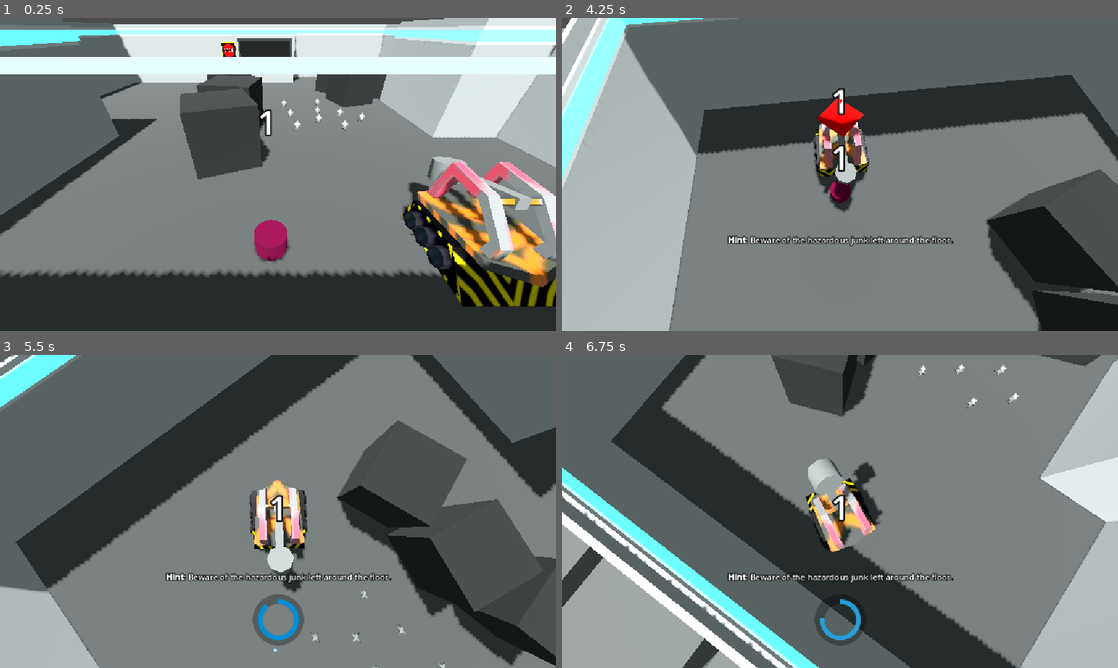
Above: before the commit, frames 1-4 (two rows, left to right).
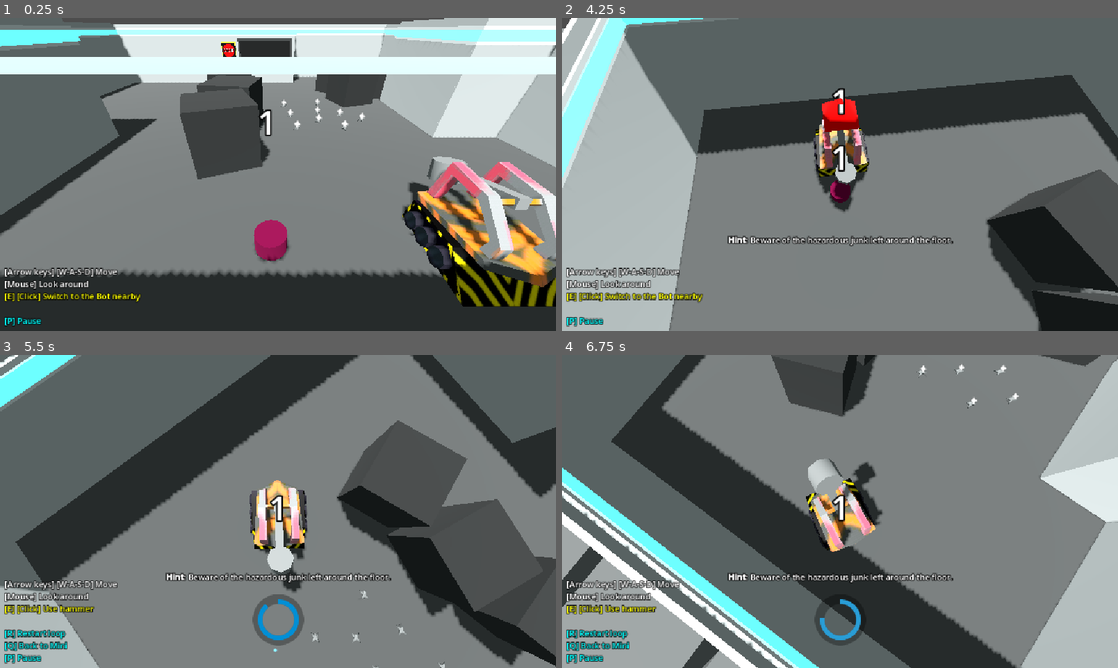
Above: after the commit, the same moments.

Repository: gheja/bot-loop
Game: Godot game, scene res://scenes/main_scene.tscn
The game is run twice, just before and just after one commit, with the same random seed, the same clock (stepped at 60 frames per second) and the same inputs.
Inputs (mouse positions are in pixels of both pictures, inside the frame that each line leads up to):
- Up to frame 1 (0.25 s): no input
- Up to frame 2 (4.25 s): move the mouse to (962, 158) at 0.52 s; hold D (move_right) 0.53-1.28 s; tap E (action_primary) every 0.75 s from 0.6 to 3.6 s; move the mouse to (728, 190) at 1.27 s; hold S (move_down) 1.28-2.03 s; move the mouse to (895, 105) at 2.02 s; hold D (move_right) 2.03-2.78 s; move the mouse to (812, 237) at 2.77 s; hold W (move_up) 2.78-3.53 s; move the mouse to (1006, 221) at 3.52 s; hold A (move_left) from 3.53 s (still down)
- Up to frame 3 (5.5 s): move the mouse to (111, 464) at 4.27 s; tap E (action_primary) at 4.35, 5.1 s; move the mouse to (305, 511) at 5.02 s; release A (move_left) at 5.03 s; hold S (move_down) from 5.03 s (still down)
- Up to frame 4 (6.75 s): move the mouse to (756, 433) at 5.77 s; release S (move_down) at 5.78 s; hold D (move_right) 5.78-6.53 s; tap E (action_primary) at 5.85, 6.6 s; move the mouse to (962, 495) at 6.52 s; hold W (move_up) from 6.53 s (still down)

The runs differ from the first frame. In frame 1, 1.1% of the frame differs, in the area x 0-26%, y 79-99%; in frame 2, 1.7%, in the area x 0-55%, y 25-99%; in frame 3, 1.7%; in frame 4, 1.7%.
Error before the commit: Assertion failed. (res://autoload/lib.gd:6)

Commit message:
Added IndicatorAnimationPlayer, renamed ActionAnimationPlayer, updated control hints

Diff:
--- a/src/objects/player_character_base.gd
+++ b/src/objects/player_character_base.gd
@@ -13,6 +13,7 @@
 @onready var camera = $Node3D/CameraPivot/SpringArm3D/Camera3D
 @onready var lower_body = $Visuals/LowerBody
 @onready var upper_body = $Visuals/UpperBody
+@onready var action_animation_player: AnimationPlayer = $ActionAnimationPlayer
 @onready var moving_platform_raycast: RayCast3D = $MovingPlatformRaycast
 @onready var ghost_indicator: CSGSphere3D = $Visuals/Indicators/GhostIndicator
 @onready var selection_indicator: CSGSphere3D = $Visuals/Indicators/SelectionIndicator
@@ -125,7 +126,7 @@
 			if bot_class == "mini":
 				bot_class_mini_action()
 			else:
-				$AnimationPlayer.play("primary_action")
+				action_animation_player.play("primary_action")
 
 # thanks Nermit!
 # https://forum.godotengine.org/t/rotation-wrap-around-issue/16014/2
--- a/src/objects/player_character_base.tscn
+++ b/src/objects/player_character_base.tscn
@@ -25,6 +25,69 @@
 
 [sub_resource type="SphereShape3D" id="SphereShape3D_5jmjx"]
 radius = 0.8
+
+[sub_resource type="Animation" id="Animation_nhemo"]
+length = 0.001
+tracks/0/type = "value"
+tracks/0/imported = false
+tracks/0/enabled = true
+tracks/0/path = NodePath("Visuals/Indicators:position")
+tracks/0/interp = 1
+tracks/0/loop_wrap = true
+tracks/0/keys = {
+"times": PackedFloat32Array(0),
+"transitions": PackedFloat32Array(1),
+"update": 0,
+"values": [Vector3(0, 0, 0)]
+}
+tracks/1/type = "value"
+tracks/1/imported = false
+tracks/1/enabled = true
+tracks/1/path = NodePath("Visuals/Indicators:rotation")
+tracks/1/interp = 1
+tracks/1/loop_wrap = true
+tracks/1/keys = {
+"times": PackedFloat32Array(0),
+"transitions": PackedFloat32Array(1),
+"update": 0,
+"values": [Vector3(0, 0, 0)]
+}
+
+[sub_resource type="Animation" id="Animation_5jmjx"]
+resource_name = "default"
+length = 2.0
+loop_mode = 1
+step = 0.1
+tracks/0/type = "value"
+tracks/0/imported = false
+tracks/0/enabled = true
+tracks/0/path = NodePath("Visuals/Indicators:position")
+tracks/0/interp = 2
+tracks/0/loop_wrap = true
+tracks/0/keys = {
+"times": PackedFloat32Array(0, 1, 2),
+"transitions": PackedFloat32Array(1, 1, 1),
+"update": 0,
+"values": [Vector3(0, 0, 0), Vector3(0, 0.2, 0), Vector3(0, 0, 0)]
+}
+tracks/1/type = "value"
+tracks/1/imported = false
+tracks/1/enabled = true
+tracks/1/path = NodePath("Visuals/Indicators:rotation")
+tracks/1/interp = 1
+tracks/1/loop_wrap = true
+tracks/1/keys = {
+"times": PackedFloat32Array(0, 2),
+"transitions": PackedFloat32Array(1, 1),
+"update": 0,
+"values": [Vector3(0, 0, 0), Vector3(0, -6.28319, 0)]
+}
+
+[sub_resource type="AnimationLibrary" id="AnimationLibrary_w4qtm"]
+_data = {
+&"RESET": SubResource("Animation_nhemo"),
+&"default": SubResource("Animation_5jmjx")
+}
 
 [node name="PlayerCharacterBase" type="CharacterBody3D" groups=["player_objects"]]
 script = ExtResource("1_w4qtm")
@@ -118,6 +181,12 @@
 [node name="Timer" type="Timer" parent="."]
 one_shot = true
 
+[node name="IndicatorAnimationPlayer" type="AnimationPlayer" parent="."]
+libraries = {
+&"": SubResource("AnimationLibrary_w4qtm")
+}
+autoplay = "default"
+
 [connection signal="area_entered" from="HitBox" to="." method="_on_hit_box_area_entered"]
 [connection signal="area_entered" from="PlayerSelectionArea" to="." method="_on_player_selection_area_area_entered"]
 [connection signal="area_exited" from="PlayerSelectionArea" to="." method="_on_player_selection_area_area_exited"]
--- a/src/objects/player_character_bot_hammer.tscn
+++ b/src/objects/player_character_bot_hammer.tscn
@@ -78,7 +78,7 @@
 [node name="cage_1" parent="PlayerCharacterBase/Visuals/UpperBody" index="2" instance=ExtResource("3_mxwbm")]
 transform = Transform3D(1, 0, 0, 0, 1, 0, 0, 0, 1, 0, -0.313417, 0)
 
-[node name="AnimationPlayer" type="AnimationPlayer" parent="PlayerCharacterBase"]
+[node name="ActionAnimationPlayer" type="AnimationPlayer" parent="PlayerCharacterBase"]
 libraries = {
 &"": SubResource("AnimationLibrary_eaipk")
 }
--- a/src/objects/player_character_mini.tscn
+++ b/src/objects/player_character_mini.tscn
@@ -23,7 +23,7 @@
 script = ExtResource("1_bwbrp")
 
 [node name="PlayerCharacterBase" parent="." instance=ExtResource("2_dctle")]
-controls_help_text = "[E] [Click] Select Bot"
+controls_help_text = "[E] [Click] Switch to the Bot nearby"
 bot_class = "mini"
 
 [node name="CSGCylinder3D" type="CSGCylinder3D" parent="PlayerCharacterBase/Visuals/LowerBody" index="0"]
@@ -36,7 +36,7 @@
 [node name="CollisionShapeUpper" parent="PlayerCharacterBase" index="2"]
 transform = Transform3D(1, 0, 0, 0, 1, 0, 0, 0, 1, 0, 0.540771, 0)
 
-[node name="AnimationPlayer" type="AnimationPlayer" parent="PlayerCharacterBase"]
+[node name="ActionAnimationPlayer" type="AnimationPlayer" parent="PlayerCharacterBase"]
 libraries = {
 &"": SubResource("AnimationLibrary_eaipk")
 }
--- a/src/objects/player_character_roomba.tscn
+++ b/src/objects/player_character_roomba.tscn
@@ -47,7 +47,7 @@
 [node name="CollisionShapeUpper" parent="PlayerCharacterBase" index="2"]
 transform = Transform3D(1, 0, 0, 0, 1, 0, 0, 0, 1, 0, 0.540771, 0)
 
-[node name="AnimationPlayer" type="AnimationPlayer" parent="PlayerCharacterBase"]
+[node name="ActionAnimationPlayer" type="AnimationPlayer" parent="PlayerCharacterBase"]
 libraries = {
 &"": SubResource("AnimationLibrary_eaipk")
 }
--- a/src/scenes/main_interface.tscn
+++ b/src/scenes/main_interface.tscn
@@ -117,7 +117,7 @@
 &"show_hint": SubResource("Animation_grylp")
 }
 
-[node name="MainInterface" type="CanvasLayer"]
+[node name="MainInterface" type="CanvasLayer" groups=["main_interfaces"]]
 script = ExtResource("1_7qx7d")
 
 [node name="BigMessageLabel" type="Label" parent="."]
Not shown: 1 places in src/objects/player_character_base.tscn that only renumber resources
